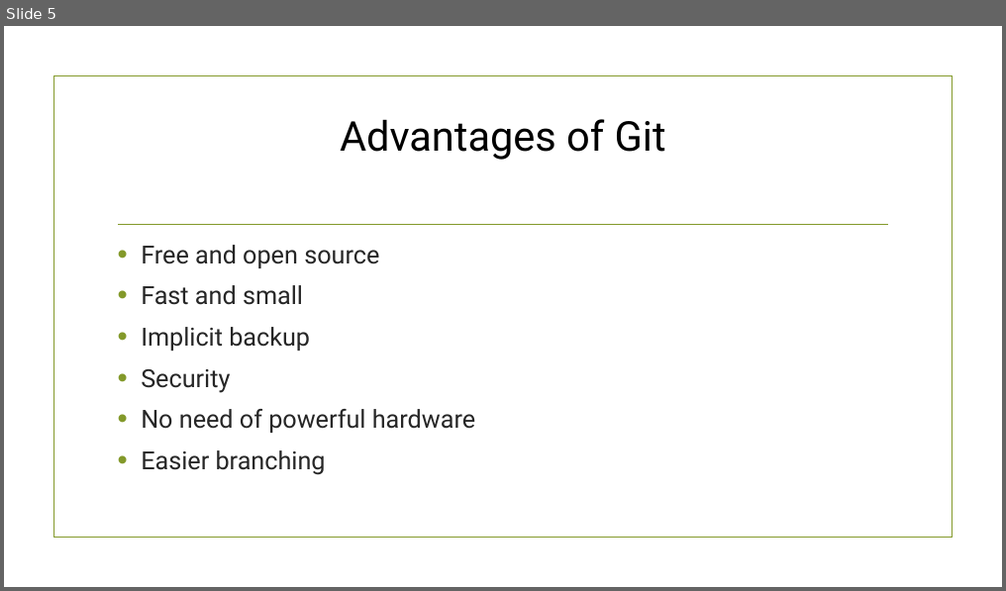
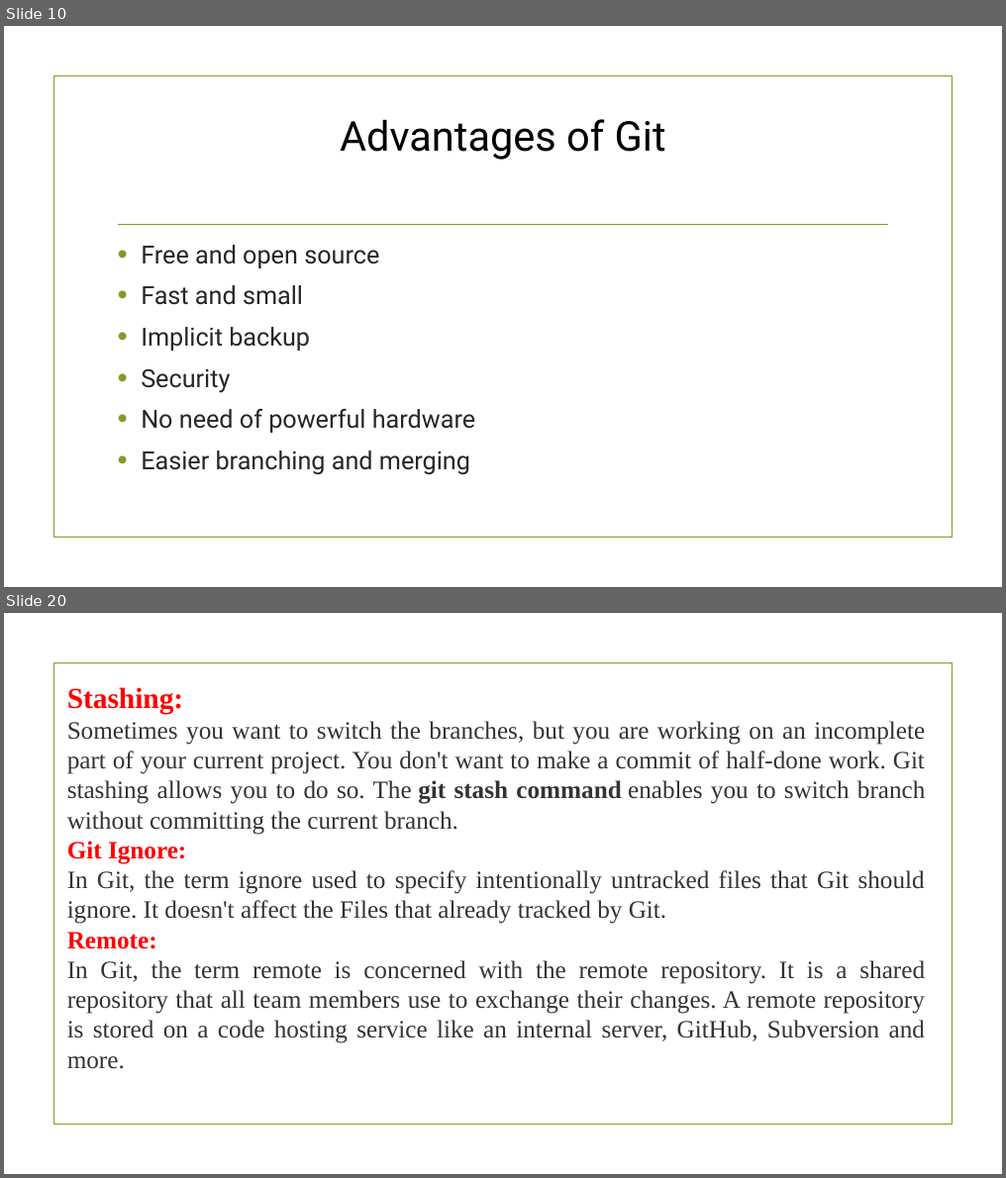
Before and after one commit to amishagupta-11/LearnGit, a slide deck: git.pptx. Shown one above the other, each under a label of ours: slide 5 before the commit, slides 10 and 20 after it; the slides between them are not shown. The pictures are 1006x591 and 1006x1178 pixels, drawn with LibreOffice and Linux fonts; fonts in the diff are those of the drawing; background and template pictures are left out. Boxes give left, top, right and bottom in pixels: in the first picture for what was removed or moved away, otherwise in the second. Text is boxed around its words. In the diff, an @@ line names an element or a change of style, - is before the commit and + after.

```diff
--- a/git.pptx
+++ b/git.pptx
@@ slide 20 added at (4, 613, 1002, 1174), background picture (left out); not listed: 1 template element that a slide beside it also shows @@
@@ text added at (67, 687, 926, 1069), 24 pt, text #333333 @@
+Stashing:
+Sometimes you want to switch the branches, but you are working on an incomplete part of your current project. You don't want to make a commit of half-done work. Git stashing allows you to do so. The git stash command enables you to switch branch without committing the current branch.
+Git Ignore:
+In Git, the term ignore used to specify intentionally untracked files that Git should ignore. It doesn't affect the Files that already tracked by Git.
+Remote:
+In Git, the term remote is concerned with the remote repository. It is a shared repository that all team members use to exchange their changes. A remote repository is stored on a code hosting service like an internal server, GitHub, Subversion and more.
@@ what was slide 5 is now slide 10 @@
@@ slide 10 changed as well @@
@@ text at (141, 451, 470, 475): text changed @@
-• Easier branching
+• Easier branching and merging
```
Also in this commit, not shown: 6 other slides changed, 33 other slides added.
